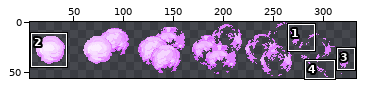
Two versions of one sprite sheet, projectiles/explosions/plasmaboomsmall2/plasmaboomsmall2.png. The picture above shows the old version from afar; the outline marks the close-up.
Close-up. Before the edit:
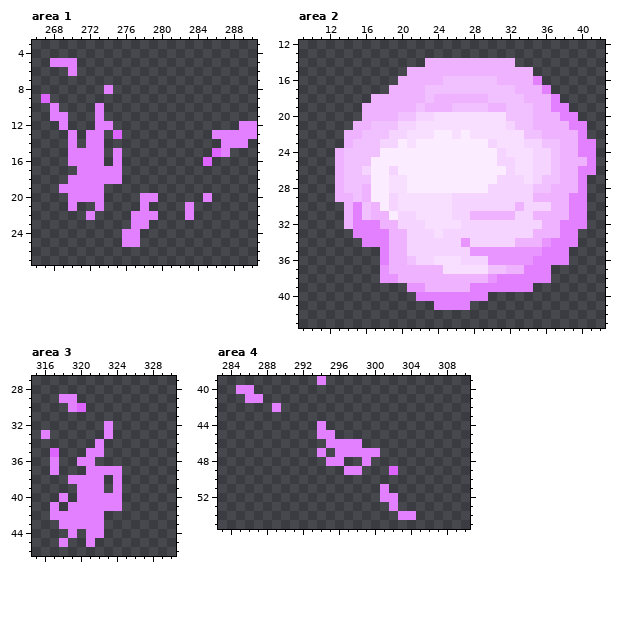
The file is 333x56 pixels. Shown: area 1: x 266..290, y 3..27; area 2: x 9..42, y 12..43; area 3: x 315..330, y 27..46; area 4: x 283..310, y 39..55. The old version is drawn lined up with the new one, on the new canvas. The wide view leaves out empty margins. The commit also changed other parts of the picture, which this record leaves out.
After the commit:
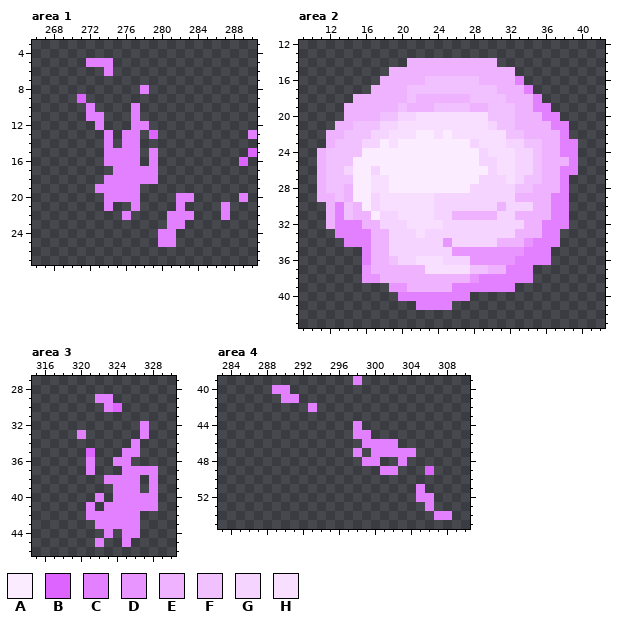
Palette (. is transparent): A #fbecff  B #dd64ff  C #e380ff  D #e895ff  E #eeb2ff  F #f1c0ff  G #f5d4ff  H #f8deff
Changes in this commit:
canvas 333x56 -> 336x56, the old top-left corner now at -1,0 (the part of the old canvas that was cut away was empty and is not shown)
Changed rows in their new state; - is an unchanged pixel.
Area 1:
first column x 267:
 5 -...-CCC----------------
 6 ---.---C----------------
 8 -------.---C------------
 9 .---B-------------------
10 -.---C.---C-------------
11 -..--C----C-------------
12 --.----.--CC----------..
13 ---.-..C.CC-B------....-
14 ---.-..C-CC---------...-
15 ---....C-CC-C------..--B
16 ---....C-CC-C-----.---B-
17 ----....-CCCC-----------
18 ---....--CCCC-----------
19 --....-CCCC-------------
20 ---....CCCC..--CC-.---C-
21 ---.--.C--C.---C.---C---
22 -----.---C...-CC----C---
23 ----------..--CC--------
24 ---------..--CC---------
25 ---------..--CC---------
Area 2:
first column x 11:
14 ----------EE--------..---------
15 --------EE------------..-------
16 -------EE---FF----EE--C..------
17 ------EE--FF--------EE-C..-----
18 ----EE----F-E----FF--EE-C..----
19 ---EE----F-E-FF--EEFF-EECC..---
20 ---EE--FFGGHH------FF-EE-CC..--
21 --EEFF-GGHH--------GFFEE--CC..-
22 -EEFF-GGHH-AAH--H----FFEE--C..-
23 -EFF-GGAH-A------GHH-GGFFEECC..
24 EFF--AA-----------GHH-GGFEECC..
25 EFF-AA------------GGHHGGFEE-C..
26 EFFGAAG-A----------GHHGGFEECC..
27 EFF-AAHHAA--------GG-H-FFEEC..-
28 EFFEAAHHAA-------GG---FFEE-C..-
29 EEF-AAGHH----GG-------EE--CC..-
30 -ECFEAGHH----GG-----E-G-EECC..-
31 -ECFEEAGGHH--GGEE---GGEE--CC..-
32 -ECC-EEGG-HH--GG-------EECC-..-
33 --CC--EEGG-H-G--------EE-CC..--
34 ---CC-EEGG----D-G---EE-DCC-..--
35 -----CEEGG-----DD------CC-..---
36 -----CEEFGGHH-GG-DD---CC--..---
37 -----DEE----HH---FFEECC-..-----
38 -----DDEE--------DCC----..-----
39 --------DDEE---CC-----..-------
40 ---------CC------..------------
41 -----------CC--..--------------
Area 3:
first column x 316:
29 --..--CC-----
30 ---..--CB----
32 -------.---C-
33 .---C--.---C-
34 ------.---C--
35 -.---B.--CC--
36 -.--.---CC---
37 -.----...CCCC
38 ---....C-CC-C
39 ----...--CC-C
40 --.-..-.-CCCC
41 -.-..-.--CCCC
42 -....--CCCC--
43 --....-CCCC--
44 ---.-..C-CC--
45 --.--.C--C---
Area 4:
first column x 285:
39 ---------.---C----------
40 ..--CC------------------
41 -..--CC-----------------
42 ----.---C---------------
44 ---------.---C----------
45 ---------..--CC---------
46 ----------....CCCC------
47 ---------.-..-.-CCCC----
48 ----------..---C--C-----
49 ------------..--CC---B--
51 ----------------.---C---
52 ----------------..--CC--
53 -----------------.---C--
54 ------------------..--CC
Boxes around the changes in both close-ups, in picture pixels (x1, y1, x2, y2):
changed: (41, 58, 257, 247)
changed: (317, 58, 596, 310)
changed: (41, 394, 158, 547)
changed: (236, 376, 452, 520)
